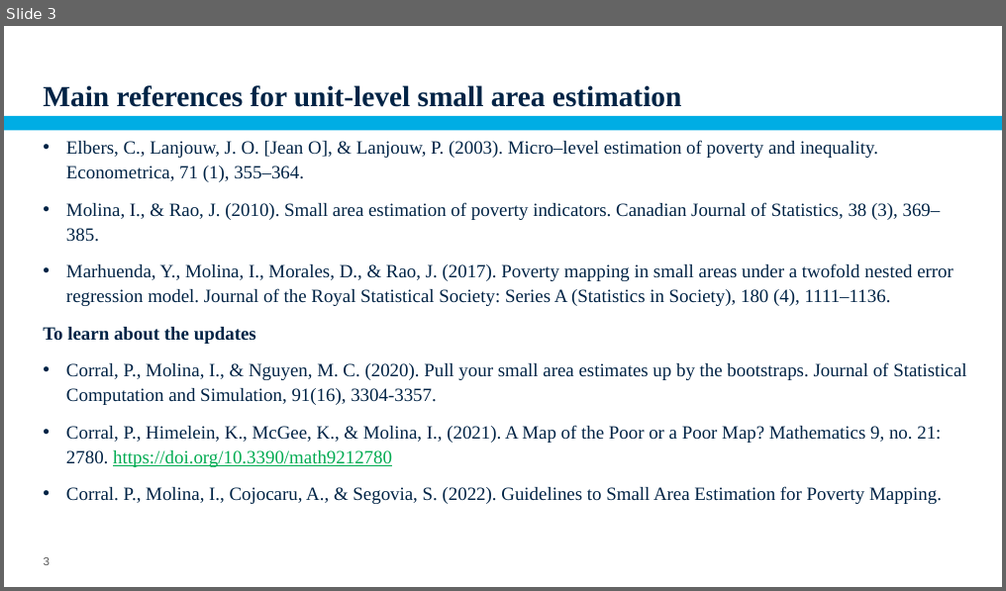
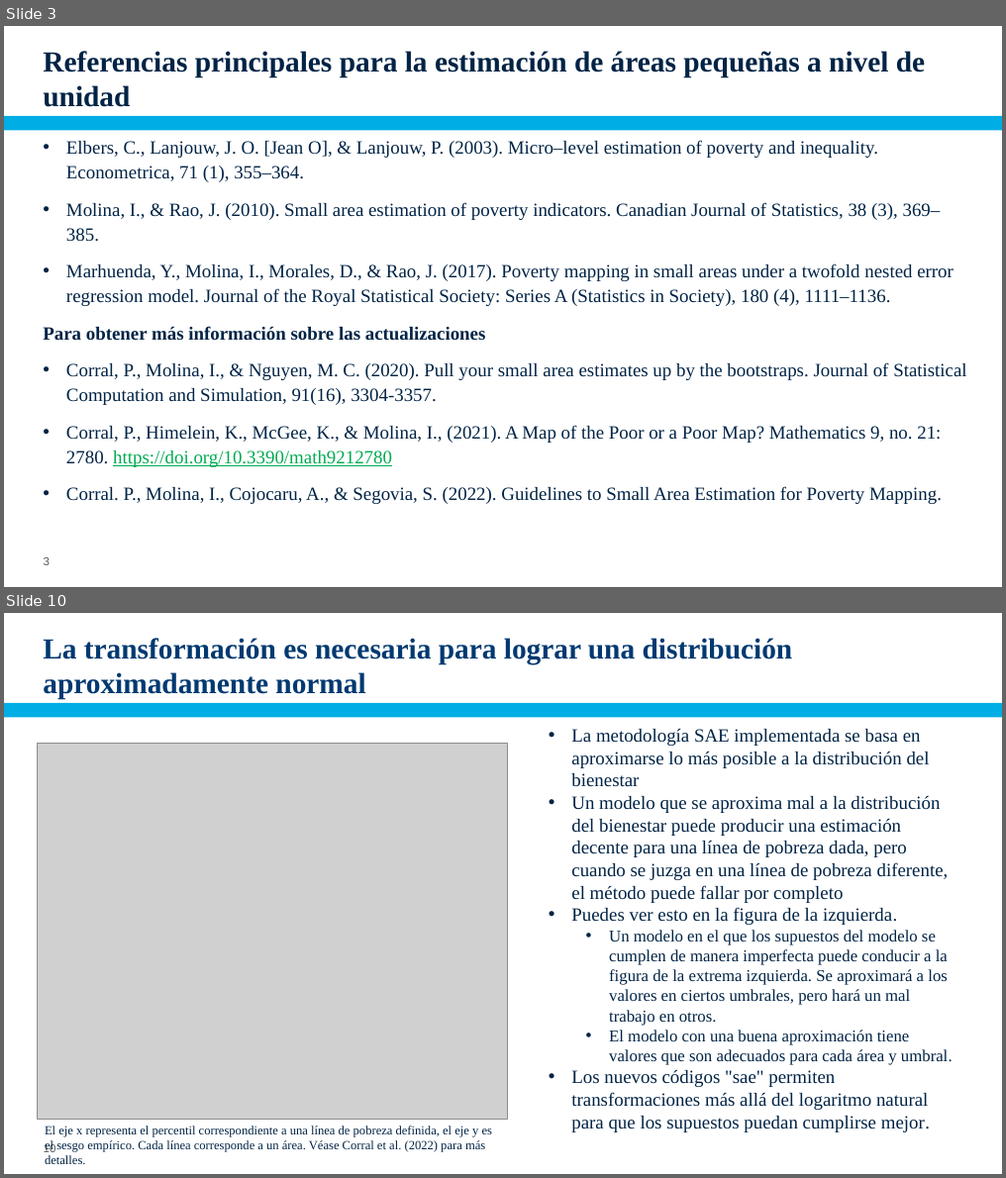
Before and after one commit to pcorralrodas/wb_sae_training, a slide deck: 03.Presentations/Small Area Estimation.pptx. Shown one above the other, each under a label of ours: slide 3 before the commit, slides 3 and 10 after it; the slides between them are not shown. The pictures are 1006x591 and 1006x1178 pixels, drawn with LibreOffice and Linux fonts; fonts in the diff are those of the drawing; grey boxes stand for pictures; background and template pictures are left out. Boxes give left, top, right and bottom in pixels: in the first picture for what was removed or moved away, otherwise in the second. Text is boxed around its words. In the diff, an @@ line names an element or a change of style, - is before the commit and + after.

Commit message:
Updated unitl-level models

```diff
--- a/03.Presentations/Small Area Estimation.pptx
+++ b/03.Presentations/Small Area Estimation.pptx
@@ slide 10 added at (x1=4, y1=613, x2=1002, y2=1174), background #FFFFFF; not listed: 1 template element that a slide beside it also shows @@
@@ title added at (x1=43, y1=638, x2=793, y2=699), 28 pt, text #003971, bold @@
+La transformación es necesaria para lograr una distribución aproximadamente normal
@@ text added at (x1=571, y1=729, x2=952, y2=1133), 18 pt, text #002345 @@
+• La metodología SAE implementada se basa en aproximarse lo más posible a la distribución del bienestar
+• Un modelo que se aproxima mal a la distribución del bienestar puede producir una estimación decente para una línea de pobreza dada, pero cuando se juzga en una línea de pobreza diferente, el método puede fallar por completo
+• Puedes ver esto en la figura de la izquierda.
+  • Un modelo en el que los supuestos del modelo se cumplen de manera imperfecta puede conducir a la figura de la extrema izquierda. Se aproximará a los valores en ciertos umbrales, pero hará un mal trabajo en otros.
+  • El modelo con una buena aproximación tiene valores que son adecuados para cada área y umbral.
+• Los nuevos códigos "sae" permiten transformaciones más allá del logaritmo natural para que los supuestos puedan cumplirse mejor.
@@ picture added at (x1=38, y1=744, x2=508, y2=1119) @@
@@ page number added at (x1=44, y1=1144, x2=56, y2=1153), 11 pt, text #595959 @@
+10
@@ text added at (x1=45, y1=1126, x2=492, y2=1164), 12 pt, text #002345 @@
+El eje x representa el percentil correspondiente a una línea de pobreza definida, el eje y es el sesgo empírico. Cada línea corresponde a un área. Véase Corral et al. (2022) para más detalles.
@@ slide 3 changed as well @@
@@ title at (x1=43, y1=51, x2=925, y2=107): text changed @@
-Main references for unit-level small area estimation
+Referencias principales para la estimación de áreas pequeñas a nivel de unidad
@@ text at (x1=43, y1=326, x2=486, y2=341): text changed @@
-    To learn about the updates
+    Para obtener más información sobre las actualizaciones
```
Also in this commit, not shown: 12 other slides changed, 10 other slides added, 9 slides removed.
